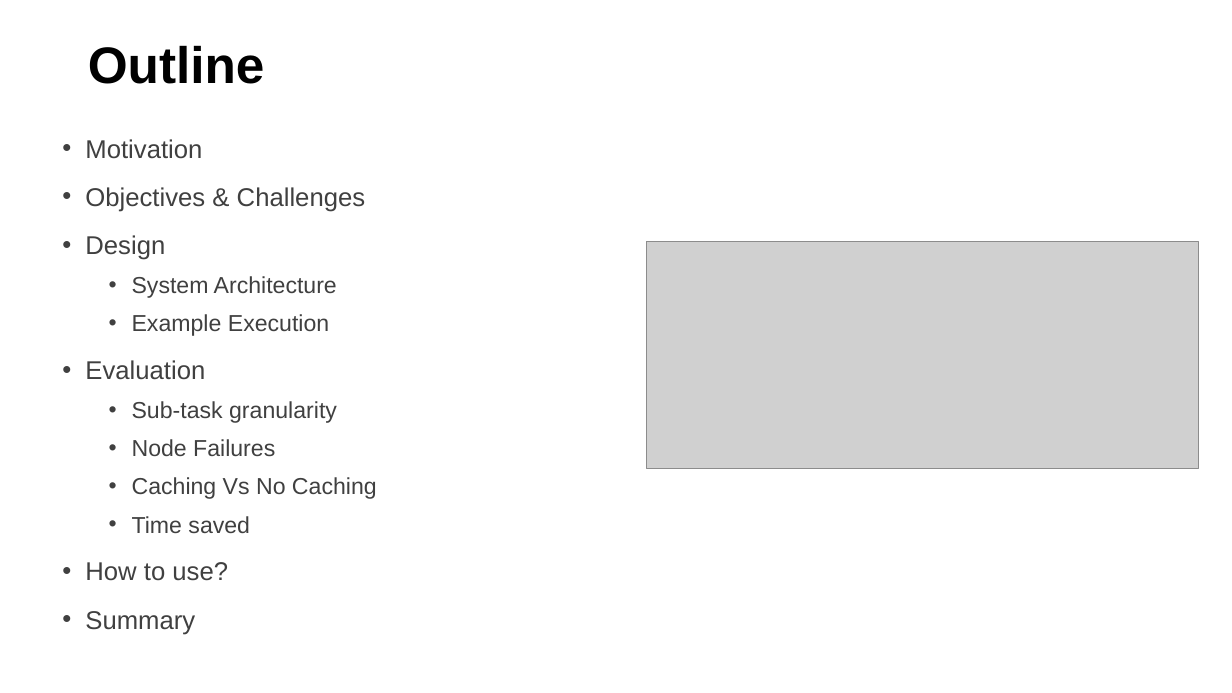
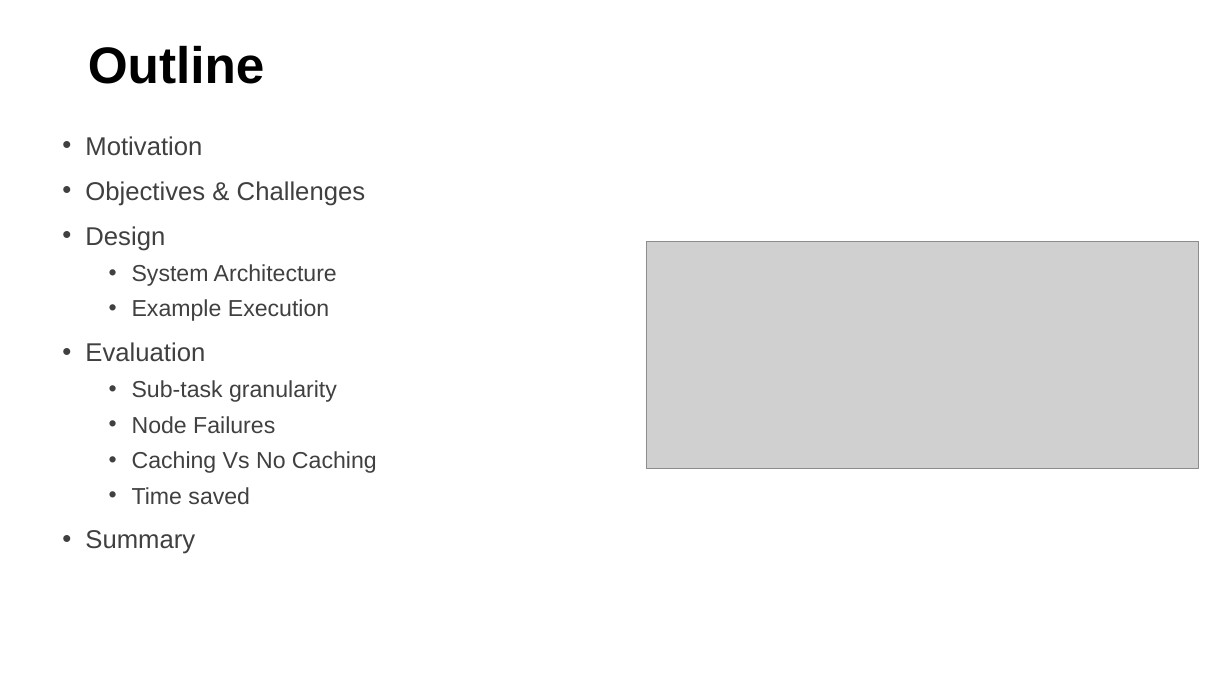
Before and after one commit to Nachiket27p/DistributedOffloading, a slide deck: slide 2 of proposal/presentation/finalPresentation.pptx. Drawn at 1232x693 pixels with LibreOffice and Linux fonts; fonts in the diff are those of the drawing; grey boxes stand for pictures. Boxes give left, top, right and bottom in pixels: in the first picture for what was removed or moved away, otherwise in the second. Text is boxed around its words. In the diff, an @@ line names an element or a change of style, - is before the commit and + after.

```diff
--- a/proposal/presentation/finalPresentation.pptx
+++ b/proposal/presentation/finalPresentation.pptx
@@ text "Motivation" at bbox=[85, 136, 377, 554]: line spacing 1.15 to 1.05 @@
@@ text at bbox=[85, 562, 228, 581]: paragraph removed @@
-• How to use?
```
Also in this commit, not shown: 2 other slides changed, 1 slide removed, 26 other files.
